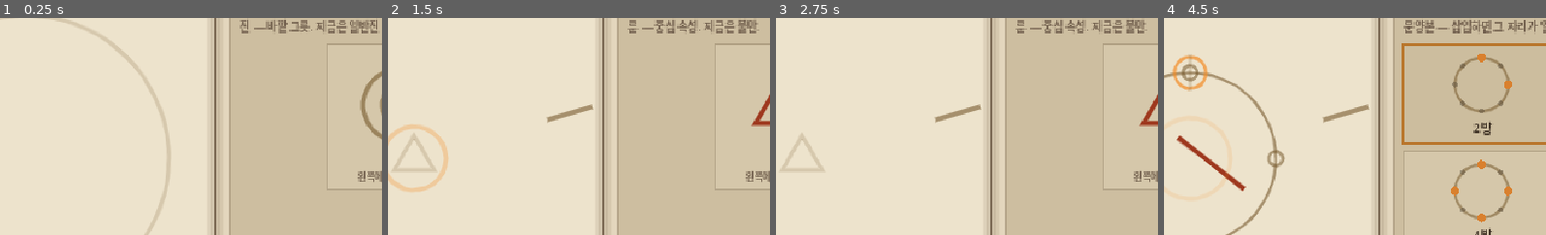
Above: before the commit, frames 1-4 (left to right).
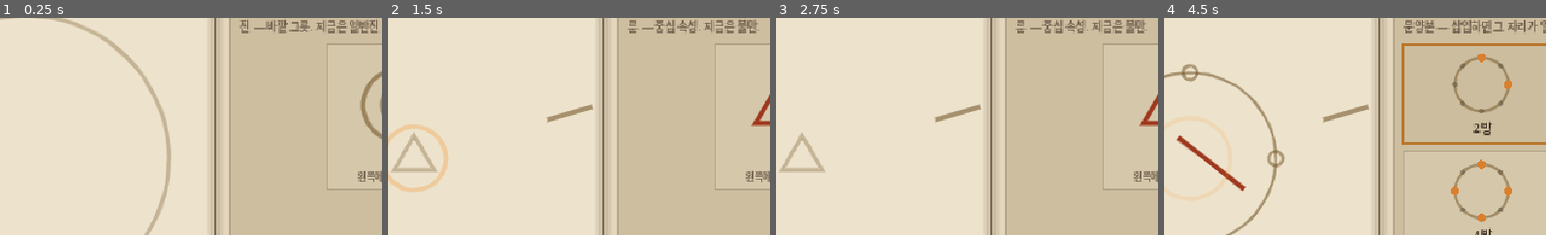
Above: after the commit, the same moments.

Repository: djgnfj-svg/tockbon
Game: Godot game, scene res://tests/test_ring_forge_panel.tscn
The game is run twice, just before and just after one commit, with the same random seed, the same clock (stepped at 60 frames per second) and the same inputs. This scene is started directly instead of the project's main scene.
Inputs (mouse positions are % of the whole screen's width and height, from its top left):
- Up to frame 1 (0.25 s): no input
- Up to frame 2 (1.5 s): tap Enter at 0.5 s; drag from (26, 45) to (61, 28) at 0.52 s; click "다음 ▶" at 1.25 s
- Up to frame 3 (2.75 s): tap Space at 2 s; drag from (75, 43) to (46, 70) at 2.02 s
- Up to frame 4 (4.5 s): tap Enter at 2.75, 4.25 s; move the mouse to (61, 28) at 2.77 s; hold D (move_right) 2.78-3.5 s; tap Q at 2.85 s; tap Space at 3.5 s; drag from (46, 70) to (20, 35) at 3.52 s; move the mouse to (81, 65) at 4.27 s; hold A (move_left) from 4.28 s (still down); tap Shift at 4.35 s
The pictures show only the part of the screen within x 22-72%, y 13-63%; the shares and areas given below are measured in that part.

The runs differ from the first frame. In frame 2, less than 0.1% of the frame differs, in the area x 6-8%, y 55-57%; in frame 3, less than 0.1%; in frame 4, 0.5%, in the area x 2-12%, y 16-34%.

Commit message:
fix(drawing): 문양 밑그림이 진짜 화살표가 됐다 + 칸을 멋대로 안 고른다
사용자: *"이게 8방 했을때 이미 주항색으로 선택되어있어 그거 지워주고 그리고
문양을 선택했을때 밑그림이 그려져야지"*

■ 칸 자동 선택 제거 (주황 강조의 정체)
_refresh_trace가 문양 단계에 닿자마자 첫 빈 칸을 멋대로 잡아, 아무것도 안 골랐는데
주황 강조가 떠 있었다. 이제 미선택(-1)으로 도착하고 **칸은 사용자가 클릭해서 고른다**.
- advance()가 미선택을 막는다 — 안 그러면 `_piece_key(GLYPH, -1)` 유령 키에 점수가 쌓인다
- 채우는 **순서**도 이제 사용자 것이다. 문양본이 정하는 건 "어느 칸을 여는가"뿐
  (스텐실 계약은 그대로 — 닫힌 칸은 여전히 못 고른다)

■ 🔴 문양 밑그림 = 방향을 가진 화살표 (진짜 원인)
밑그림이 **방향 없는 짧은 작대기**였다. `GlyphDef.inward`를 아무도 안 읽어서
**응집과 발산의 밑그림이 똑같았다** — 책의 셀은 화살표(↑↓←→)를 그려 놓고
판은 작대기라, Q·W를 눌러도 바뀔 게 없었다. 사용자가 화살표를 그리려다 막힌 것도,
결과물이 "작대기"인 것도 전부 여기서 나왔다.
- 몸통 + 화살촉을 **한붓그리기**(머리→왼깃→머리→오른깃)로 — 가이드 한 줄로 화살표가 된다.
  손은 몇 획으로 나눠 그어도 된다 (직전 커밋의 획 누적)
- set_active_glyph가 가이드를 다시 세운다 — Q·W가 비로소 밑그림을 바꾼다
- GUIDE_HIDE 알파 0.18 → 0.32: 0.18은 진(큰 원)에서나 보였고 문양처럼 작은 밑그림은
  사실상 안 보였다. ⚠ 더 진하게 하면 "숨은 선"이 아니라 그냥 답이 된다

■ 검증
- 전 스위트 그린 (SCRIPT ERROR 0). 🔴 기존 테스트 15개가 **"첫 칸 자동 선택"을 계약으로
  못 박고 있었고**, 사용자가 바꾸라 한 게 정확히 그 계약이라 새 계약으로 옮겼다
  (미선택 도착 · 칸을 골라야 밑그림 · 미선택 [다음]은 무동작)
- 🔴 에디터 스샷 3장: 8방 도착 = 8칸 동등한 회색(주황 없음) / 칸 클릭+발산 = 바깥 향한
  화살촉 / Q(응집) = 화살표가 뒤집혀 룬을 가리킨다

Co-Authored-By: Claude Opus 4.8 (1M context) <noreply@anthropic.com>
Claude-Session: https://claude.ai/code/session_01UrY52NF89pNUFXM3zg57yr

Diff:
--- a/src/drawing/ring_board.gd
+++ b/src/drawing/ring_board.gd
@@ -45,7 +45,10 @@
 ]
 const RUNE_COLOR := Color(0.62, 0.22, 0.12)   # 불
 const TRACE_INK := Color(0.20, 0.14, 0.09, 0.95)    # 그린 먹선
-const GUIDE_HIDE := Color(0.42, 0.30, 0.12, 0.18)   # 숨은 가이드 (아직 안 드러남)
+## 숨은 가이드 (아직 안 드러남). 🔴 세션 25에 0.18 → 0.32: 0.18은 진(큰 원)에서나 보였고
+## 문양처럼 작은 밑그림은 **사실상 안 보였다** (사용자: "문양을 선택했을때 밑그림이 그려져야지").
+## ⚠ 더 진하게 하면 "숨은 선"이 아니라 그냥 답이 된다 — 따라 그을 만큼만 보여야 한다.
+const GUIDE_HIDE := Color(0.42, 0.30, 0.12, 0.32)
 const GUIDE_SHOW := Color(0.80, 0.50, 0.16, 0.55)   # 드러난 가이드 강조
 
 const RING_RADIUS_FRAC := 0.60
@@ -169,9 +172,11 @@
 				_set_trace(TraceTarget.RUNE, -1)
 				return
 		STAGE_GLYPH:
-			var k := _asm.next_open_slot()
-			if k >= 0:
-				_set_trace(TraceTarget.GLYPH, k)
+			# 🔴 칸은 **사용자가 클릭해서 고른다** (세션 25). 예전엔 첫 빈 칸을 멋대로 잡아
+			# 아무것도 안 골랐는데 주황 강조가 떠 있었다 (사용자: "8방 했을때 이미 주황색으로
+			# 선택되어있어 그거 지워주고"). 칸 미선택(-1) = 빈 가이드 = 그릴 게 아직 없다.
+			if _asm.next_open_slot() >= 0:
+				_set_trace(TraceTarget.GLYPH, -1)
 				return
 	_set_trace(TraceTarget.NONE, -1)   # 그릴 것 없음 (문양본 대기 / 다 그림)
 
@@ -215,13 +220,29 @@
 					pts.append(v[e].lerp(v[e + 1], float(t) / 12.0))
 			pts.append(v[3])
 		TraceTarget.GLYPH:
-			# 그 칸의 화살표 선
+			# 🔴 문양 = **방향을 가진 화살표** (세션 25). 예전엔 방향 없는 짧은 **작대기**였다:
+			# 책의 셀은 화살표(↑↓←→)를 그려 놓고 판의 밑그림은 작대기라, 응집과 발산이
+			# **똑같이 보였다** (GlyphDef.inward를 아무도 안 읽었다). 사용자가 화살표를 그리려다
+			# 막힌 것도, 결과물이 "작대기"인 것도 여기서 나왔다.
+			# ⚠ 칸을 안 골랐으면(-1) 빈 가이드다 — 칸은 사용자가 클릭해서 고른다.
 			if slot >= 0:
 				var p := _slot_pos(slot)
 				var outward := Vector2.from_angle(_slot_angle(slot))
+				var dir := outward if _active == G_RADIATE else -outward   # 응집 = 룬 쪽으로
 				var sz := ro * 0.12 * _glyph_scale_of(slot)
-				for t in 13:
-					pts.append((p - outward * sz).lerp(p + outward * sz, float(t) / 12.0))
+				var tail := p - dir * sz
+				var head := p + dir * sz
+				for t in 9:                                   # 몸통
+					pts.append(tail.lerp(head, float(t) / 8.0))
+				# 화살촉 — **한붓그리기**(머리→왼깃→머리→오른깃)라 가이드 한 줄로 화살표가 된다.
+				# 손은 몇 획으로 나눠 그어도 된다 (세션 25에 획 누적을 고쳤다).
+				var back := -dir * (sz * 0.5)
+				var side := dir.orthogonal() * (sz * 0.34)
+				for w in [head + back + side, head + back - side]:
+					for t in range(1, 5):
+						pts.append(head.lerp(w, float(t) / 4.0))
+					for t in range(1, 5):
+						pts.append(w.lerp(head, float(t) / 4.0))
 	return pts
 
 
@@ -293,6 +314,10 @@
 ##   "advanced" = 다음 조각 · "finished" = 마지막이라 다 그림(분석) · "none" = 그릴 게 없음
 func advance() -> String:
 	if _trace == TraceTarget.NONE:
+		return "none"
+	# 🔴 칸을 아직 안 골랐다 (세션 25의 미선택 상태) — 잠글 조각이 없다. 그냥 넘기면
+	# `_piece_key(GLYPH, -1)`이라는 유령 키에 점수가 저장된다.
+	if _trace == TraceTarget.GLYPH and _trace_slot < 0:
 		return "none"
 	var done := _trace
 	var slot := _trace_slot
@@ -437,6 +462,13 @@
 
 func set_active_glyph(g: int) -> void:
 	_active = clampi(g, 0, GLYPH_NAMES.size() - 1)
+	# 🔴 고른 문양이 **밑그림을 정한다** (세션 25) — 응집←과 발산→은 화살표 방향이 반대다.
+	# 예전엔 여기서 가이드를 안 세워, Q·W를 눌러도 판의 밑그림이 그대로였다
+	# (사용자: "문양을 선택했을때 밑그림이 그려져야지"). 어차피 방향 없는 작대기라 티도 안 났다.
+	# ⚠ 그리던 획은 사라진다 (`set_guide` → `reset_stroke`). 밑그림이 통째로 바뀌었으니
+	# 남겨 봐야 **다른 문양을 겨눈 획**이다 — 휠로 크기를 바꿀 때와 같은 이유다.
+	if _trace == TraceTarget.GLYPH and _trace_slot >= 0:
+		_set_trace(_trace, _trace_slot)
 	queue_redraw()
 
 
--- a/tests/test_ring_assembly_auto.gd
+++ b/tests/test_ring_assembly_auto.gd
@@ -69,7 +69,8 @@
 		b.call(&"trace_stroke", p)
 
 
-## 진→룬을 그려 문양 단계까지 간다.
+## 진→룬을 그려 문양 단계까지 간다. 🔴 세션 25: 칸은 자동으로 안 잡힌다 —
+## 그릴 칸은 부르는 쪽이 `select_slot`으로 고른다 (미선택 계약은 ②가 못 박는다).
 func _reach_glyph(b) -> void:
 	_rub(b)
 	b.call(&"advance")
@@ -108,7 +109,8 @@
 	_check(String(b.call(&"advance")) == "advanced", "룬 [다음] = advanced")
 	_check(int(b.call(&"stage")) == b.STAGE_GLYPH, "룬 다음은 문양 단계")
 	_check(bool(b.call(&"has_rune")), "룬이 잠겼다")
-	_check(int(b.call(&"trace_slot")) == 0, "문양 단계 = 열린 첫 칸(0)부터")
+	# 🔴 세션 25: 칸을 **멋대로 안 잡는다** (사용자: "8방 했을때 이미 주황색으로 선택되어있어").
+	_check(int(b.call(&"trace_slot")) == -1, "문양 단계 도착 = 칸 미선택")
 	b.queue_free()
 
 
@@ -131,10 +133,16 @@
 	b.call(&"set_template", [1, 2, 3])
 	_check((b.call(&"get_open") as Array) == [1, 2, 3], "문양본이 연 칸 = [1,2,3]")
 	_reach_glyph(b)
-	_check(int(b.call(&"trace_slot")) == 1, "채우는 순서 = 문양본이 준 순(첫 칸 1)")
-	_rub(b)
-	b.call(&"advance")
-	_check(int(b.call(&"trace_slot")) == 2, "다음 열린 칸으로")
+	# 🔴 세션 25: 문양본이 정하는 건 **어느 칸을 여는가**뿐이다. 채우는 **순서는 사용자가**
+	# 칸을 클릭해 정한다 — 예전엔 열린 목록 순으로 자동 진행했고, 그래서 도착하자마자
+	# 첫 칸이 잡혀 있었다. 스텐실 계약(닫힌 칸은 못 건드린다)은 그대로다.
+	b.call(&"select_slot", 3)
+	_check(int(b.call(&"trace_slot")) == 3, "열린 칸은 순서와 무관하게 고른다")
+	b.call(&"select_slot", 0)
+	_check(int(b.call(&"trace_slot")) == 3, "닫힌 칸(0)은 못 고른다 — 문양본이 스텐실이다")
+	_rub(b)
+	b.call(&"advance")
+	_check(int(b.call(&"filled_count")) == 1, "고른 칸이 채워진다")
 	b.queue_free()
 
 
@@ -144,6 +152,7 @@
 	b.call(&"set_template", [0, 2, 4, 6])
 	b.call(&"set_active_glyph", G_RADIATE)
 	_reach_glyph(b)
+	b.call(&"select_slot", 0)
 	_rub(b)
 	b.call(&"advance")          # 칸 0 채움
 	_check(int(b.call(&"filled_count")) == 1, "칸 하나 채움")
@@ -185,9 +194,11 @@
 	var b = _make_board()
 	b.call(&"set_template", [0, 4])
 	_reach_glyph(b)
+	b.call(&"select_slot", 0)
 	b.call(&"set_active_glyph", G_RADIATE)
 	_rub(b)
 	b.call(&"advance")          # 칸 0 = 발산
+	b.call(&"select_slot", 4)
 	b.call(&"set_active_glyph", G_GATHER)
 	_rub(b)
 	b.call(&"advance")          # 칸 4 = 응집
--- a/tests/test_ring_trace_auto.gd
+++ b/tests/test_ring_trace_auto.gd
@@ -273,10 +273,11 @@
 	_rub_exact(b)
 	_check(String(b.call(&"advance")) == "advanced", "룬 다음")
 	_check(_stage(b) == b.STAGE_GLYPH, "문양 단계")
-	# 문양 칸들 (기본 2방 = 2칸). 마지막 칸 advance는 "finished"
+	# 문양 칸들 (기본 2방 = 2칸). 🔴 세션 25: 칸을 **골라야** 그릴 수 있다. 마지막 칸 advance는 "finished"
 	var open = b.call(&"get_open")
 	var last_result := ""
-	for i in open.size():
+	for k in open:
+		b.call(&"select_slot", k)
 		_rub_exact(b)
 		last_result = String(b.call(&"advance"))
 	_check(last_result == "finished", "마지막 문양 칸 다음 = 완성")
@@ -304,19 +305,33 @@
 	b.queue_free()
 
 
-## 진→룬 그려 문양 단계에 도달한다 (기본 문양본 = 2방 [0,2]).
+## 진→룬 그려 문양 단계에 도달하고 **칸 0을 고른다** (기본 문양본 = 2방 [0,2]).
+## 🔴 세션 25: 칸은 자동으로 안 잡힌다 — 도착하면 미선택(-1)이라 여기서 골라 줘야 한다.
+## 미선택 그 자체는 ⑥이 검증한다.
 func _reach_glyph_stage(b) -> void:
 	_rub_exact(b)
 	b.call(&"advance")   # 진
 	_rub_exact(b)
-	b.call(&"advance")   # 룬 → 문양 단계
+	b.call(&"advance")   # 룬 → 문양 단계 (칸 미선택)
+	b.call(&"select_slot", 0)
 
 
 # ── ⑥ 문양 칸 자유 편집(세션 15): 칸 전환 시 이전 칸 자동 잠금 + 재편집이 교체(중복 아님) ──
 func _test_glyph_free_edit_and_relock() -> void:
 	var b = _make_board()
-	_reach_glyph_stage(b)
-	_check(int(b.call(&"trace_slot")) == 0, "문양 단계 첫 칸=0")
+	# 🔴 세션 25: 문양 단계에 **칸이 안 잡힌 채로** 도착한다 (사용자: "8방 했을때 이미
+	# 주황색으로 선택되어있어 그거 지워주고"). 예전엔 첫 빈 칸을 멋대로 잡아, 아무것도
+	# 안 골랐는데 주황 강조가 떠 있었다. 칸을 고르는 건 사용자다.
+	_rub_exact(b)
+	b.call(&"advance")
+	_rub_exact(b)
+	b.call(&"advance")
+	_check(int(b.call(&"trace_slot")) == -1, "문양 단계 도착 = 칸 미선택 (멋대로 안 잡는다)")
+	_check(b.call(&"guide_points").is_empty(), "칸을 안 골랐으면 밑그림도 없다")
+	_check(String(b.call(&"advance")) == "none", "칸을 안 고른 채 [다음] = 아무 일도 없다")
+	b.call(&"select_slot", 0)
+	_check(int(b.call(&"trace_slot")) == 0, "클릭한 칸이 잡힌다")
+	_check(b.call(&"guide_points").size() > 2, "칸을 고르면 밑그림이 선다")
 	# slot0 = 발산(1)
 	b.call(&"set_active_glyph", G_RADIATE)
 	_rub_exact(b)
